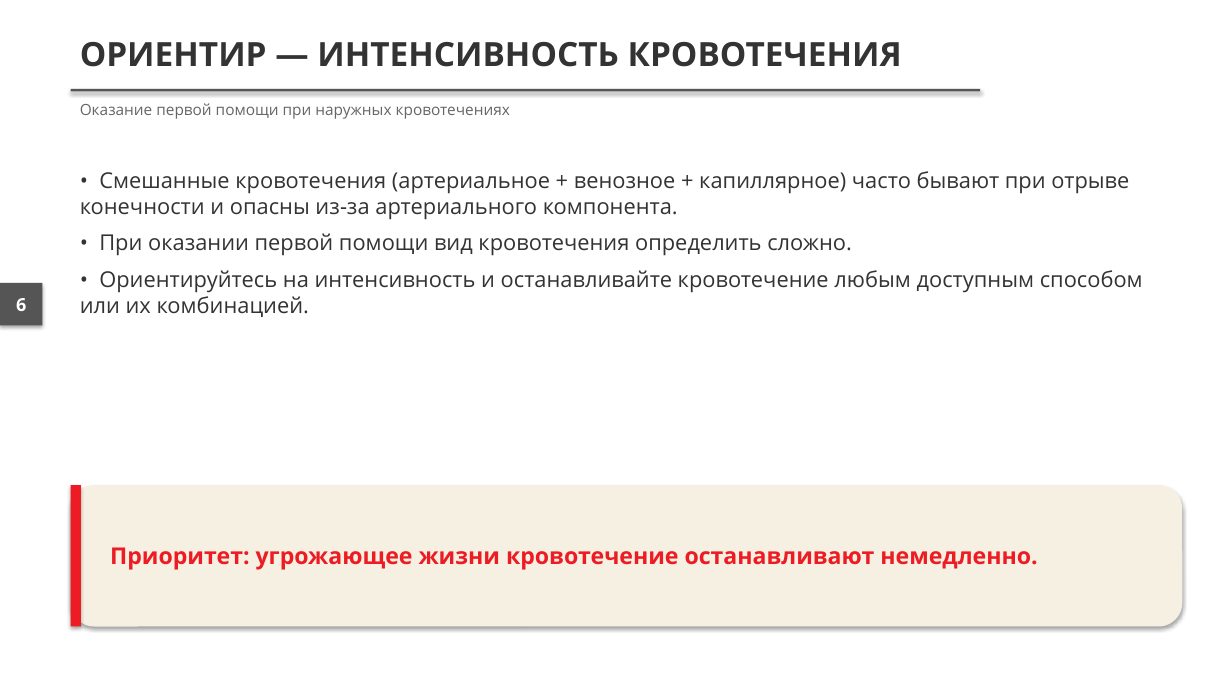
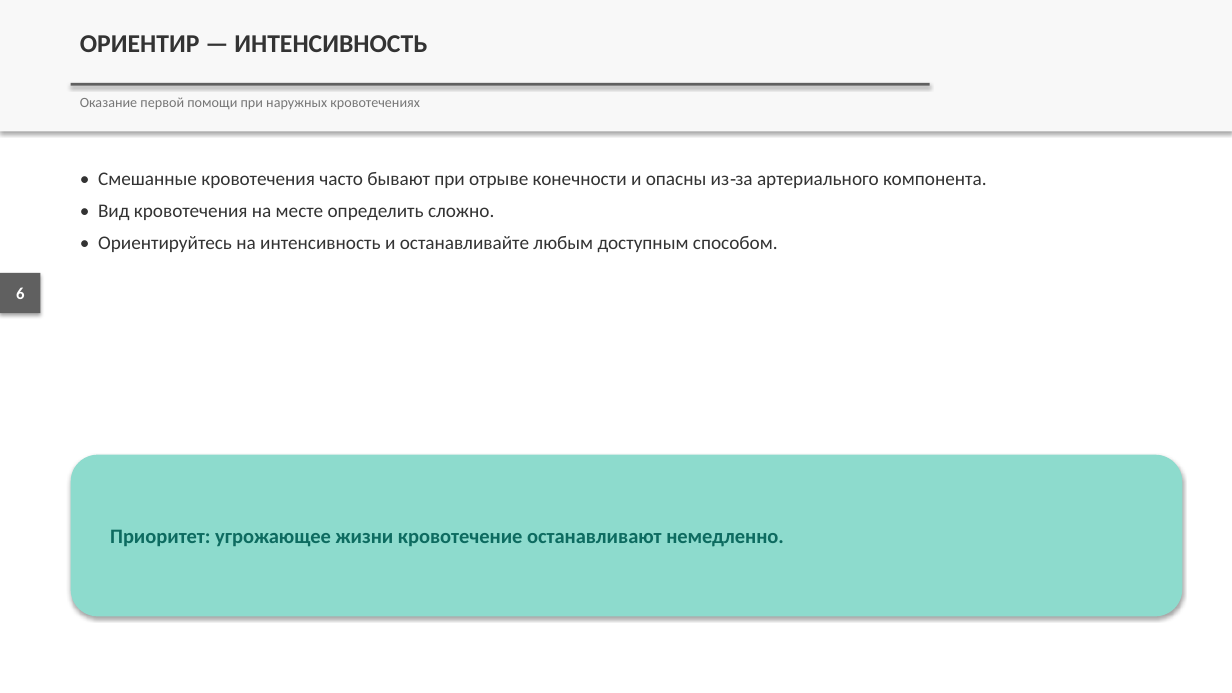
Before and after one commit to lysakalenushka-hash/-, a slide deck: slide 6 of presentations/out/Кровотечение_Обзорный_осмотр_пострадавшего.pptx. Drawn at 1232x693 pixels with LibreOffice and Linux fonts; fonts in the diff are those of the drawing. Boxes give left, top, right and bottom in pixels: in the first picture for what was removed or moved away, otherwise in the second. Text is boxed around its words. In the diff, an @@ line names an element or a change of style, - is before the commit and + after.

```diff
--- a/presentations/out/Кровотечение_Обзорный_осмотр_пострадавшего.pptx
+++ b/presentations/out/Кровотечение_Обзорный_осмотр_пострадавшего.pptx
@@ rectangle added at [0,0,1232,131], fill #F8F8F8 @@
@@ text at [80,35,427,52]: text changed; size 26 to 20 pt; font Open Sans to Calibri @@
-ОРИЕНТИР — ИНТЕНСИВНОСТЬ КРОВОТЕЧЕНИЯ
+ОРИЕНТИР — ИНТЕНСИВНОСТЬ
@@ text "Оказание первой помощи при наружных ..." at [80,97,420,109]: size 12 to 11 pt, font Open Sans to Calibri, text colour #666666 to #777777 @@
@@ rectangle at [71,83,931,86]: fill #555555 to #606060 @@
@@ rectangle: place and size @@
-rectangle at [71,89,981,91]
+rectangle at [71,83,931,86]
@@ text at [98,172,987,252]: text changed; size 17 to 15 pt; font Open Sans to Calibri @@
-• Смешанные кровотечения (артериальное + венозное + капиллярное) часто бывают при отрыве конечности и опасны из‑за артериального компонента.
-• При оказании первой помощи вид кровотечения определить сложно.
-• Ориентируйтесь на интенсивность и останавливайте кровотечение любым доступным способом или их комбинацией.
+• Смешанные кровотечения часто бывают при отрыве конечности и опасны из‑за артериального компонента.
+• Вид кровотечения на месте определить сложно.
+• Ориентируйтесь на интенсивность и останавливайте любым доступным способом.
@@ text "6": place and size @@
-text "6" at [16,298,26,311]
+text "6" at [16,287,24,299]
@@ rectangle: place and size @@
-rectangle at [0,283,43,325]
+rectangle at [0,273,41,313]
@@ text "6" at [16,287,24,299]: size 14 to 13 pt, font Open Sans to Calibri @@
@@ rectangle at [0,273,41,313]: fill #555555 to #606060 @@
@@ rounded rectangle: place and size @@
-rounded rectangle at [71,485,1183,627]
+rounded rectangle at [71,455,1183,616]
@@ rounded rectangle at [71,455,1183,616]: fill #F5F0E1 to #8DDBCD @@
@@ rectangle removed at [71,485,81,627] @@
@@ text "Приоритет: угрожающее жизни кровотечение останавливают ...": place and size @@
-text "Приоритет: угрожающее жизни кровотечение останавливают ..." at [110,547,1037,570]
+text "Приоритет: угрожающее жизни кровотечение останавливают ..." at [110,529,784,547]
@@ text "Приоритет: угрожающее жизни кровотечение останавливают ..." at [110,529,784,547]: size 18 to 16 pt, font Open Sans to Calibri, text colour #ED1C24 to #0D6B60 @@
```
Also in this commit, not shown: 11 other slides changed, 11 other files.
